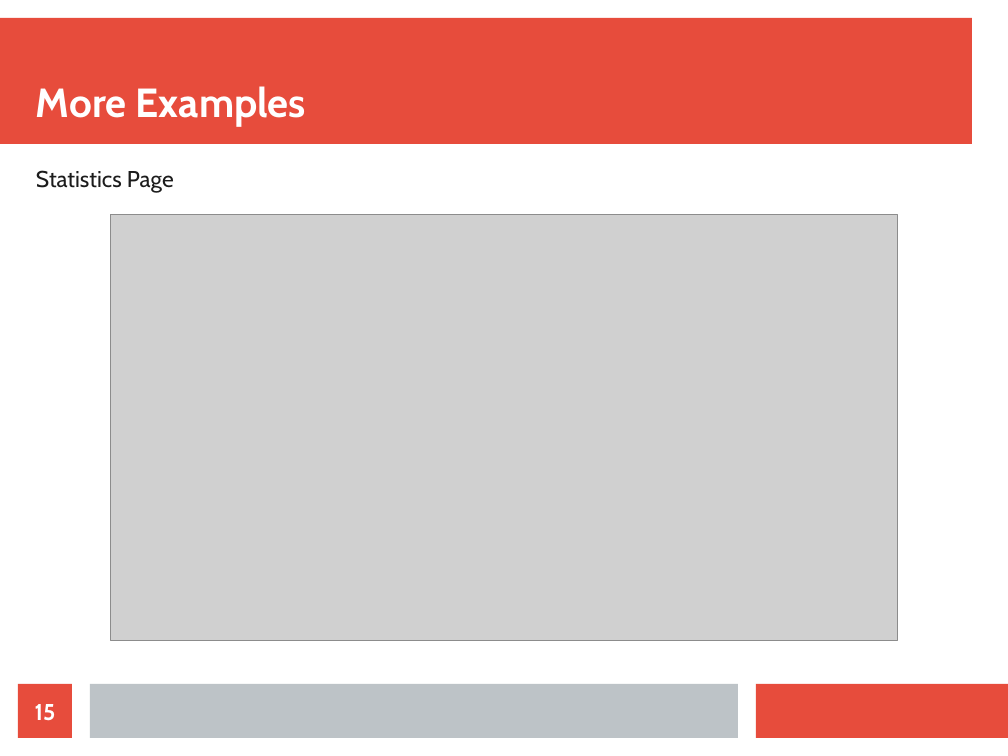
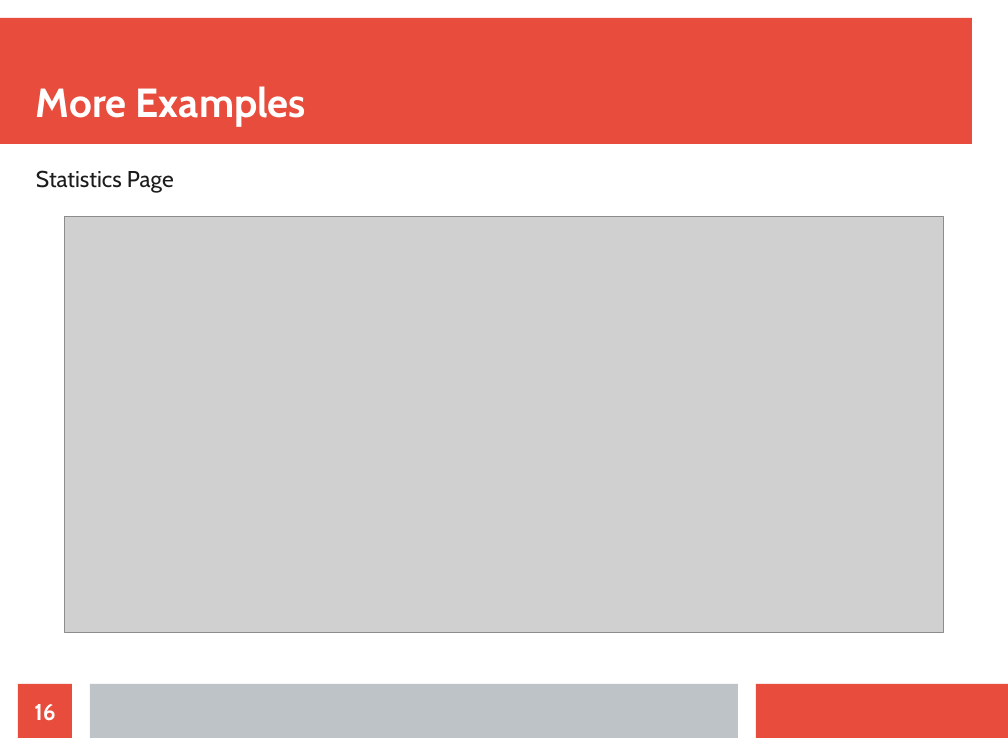
Before and after one commit to john98nf/Eir-Appathon-NTUA, a slide deck: slide 16 of presentation/presentation.odp (slide 15 before the commit). Drawn at 1008x756 pixels with LibreOffice and Linux fonts; fonts in the diff are those of the drawing; grey boxes stand for pictures. Boxes give left, top, right and bottom in pixels: in the first picture for what was removed or moved away, otherwise in the second. Text is boxed around its words. In the diff, an @@ line names an element or a change of style, - is before the commit and + after.

Commit message:
Screenshots with new features added to presentation

```diff
--- a/presentation/presentation.odp
+++ b/presentation/presentation.odp
@@ picture: place and size @@
-picture at (111, 215, 898, 640)
+picture at (65, 217, 944, 633)
@@ page number at (34, 704, 55, 721): text changed @@
-15
+16
```
Also in this commit, not shown: 1 other slide changed, 1 slide added, 3 other files.
